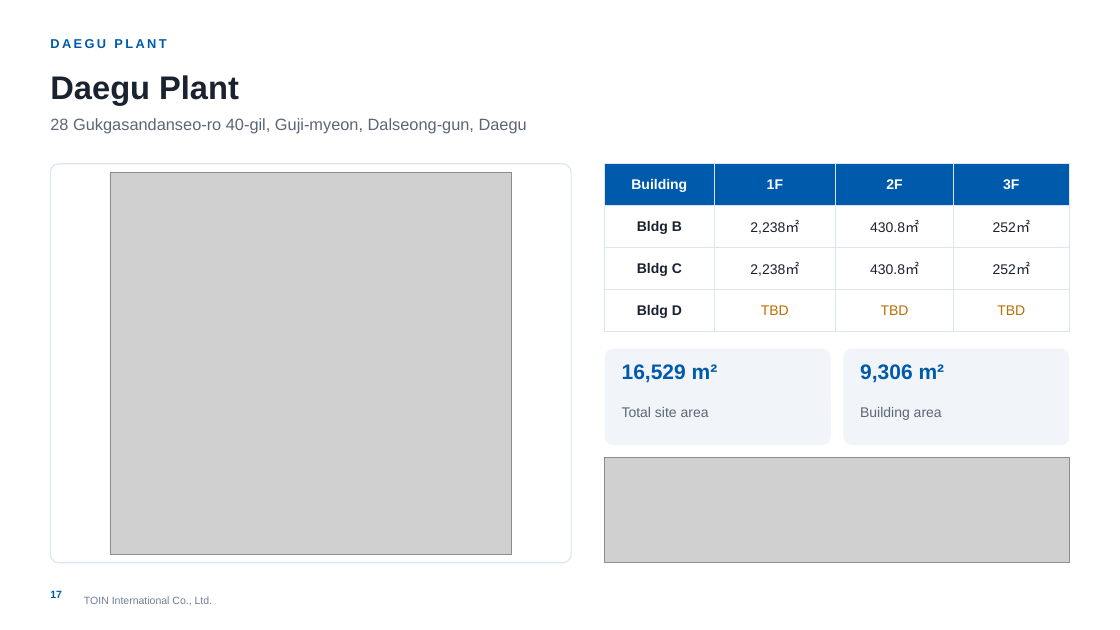
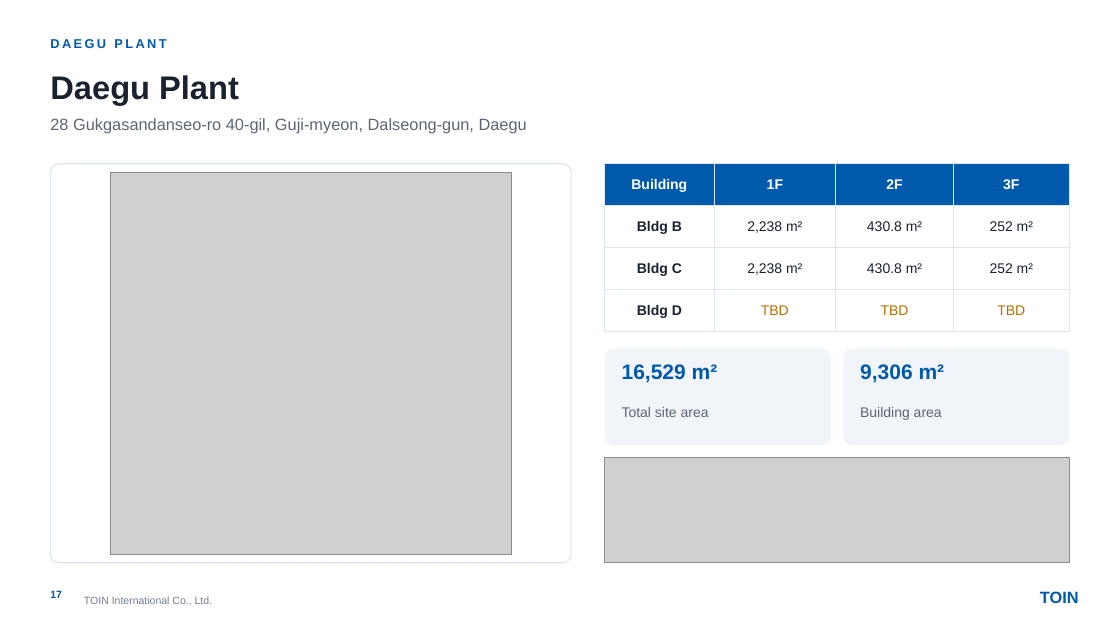
Before and after one commit to zeaus81/search, a slide deck: slide 17 of company_profile_2027/TOIN_Company_Profile_2027_EN.pptx. Drawn at 1120x630 pixels with LibreOffice and Linux fonts; fonts in the diff are those of the drawing; grey boxes stand for pictures; background and template pictures are left out. Boxes give left, top, right and bottom in pixels: in the first picture for what was removed or moved away, otherwise in the second. Text is boxed around its words. In the diff, an @@ line names an element or a change of style, - is before the commit and + after.

```diff
--- a/company_profile_2027/TOIN_Company_Profile_2027_EN.pptx
+++ b/company_profile_2027/TOIN_Company_Profile_2027_EN.pptx
@@ table at (x1=605, y1=164, x2=1070, y2=322) @@
-row 2: Bldg B | 2,238㎡ | 430.8㎡ | 252㎡
+row 2: Bldg B | 2,238 m² | 430.8 m² | 252 m²
-row 3: Bldg C | 2,238㎡ | 430.8㎡ | 252㎡
+row 3: Bldg C | 2,238 m² | 430.8 m² | 252 m²
@@ text added at (x1=1040, y1=591, x2=1079, y2=603), 14 pt, text #005AAB, bold @@
+TOIN
```
Also in this commit, not shown: 19 other slides changed, 1 other file.
